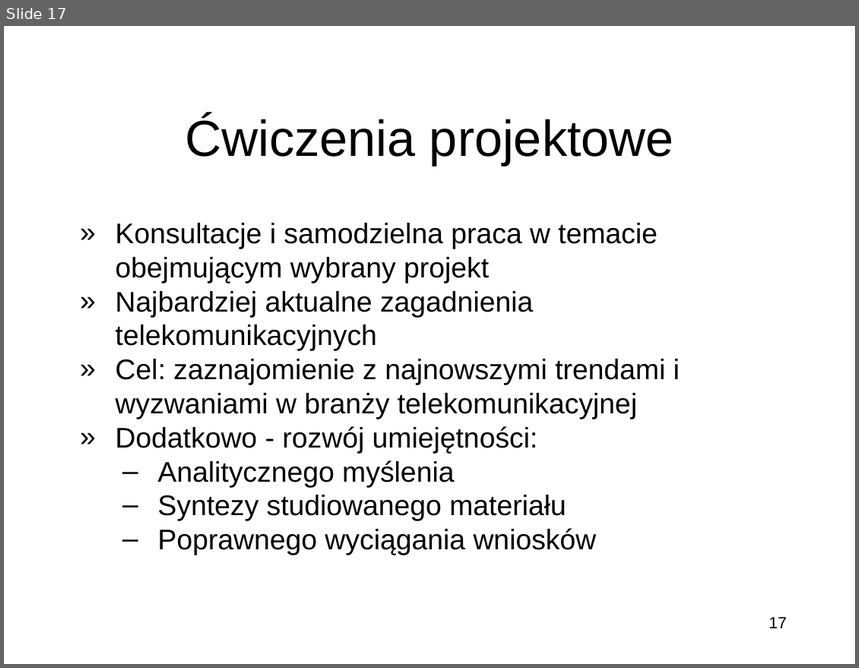
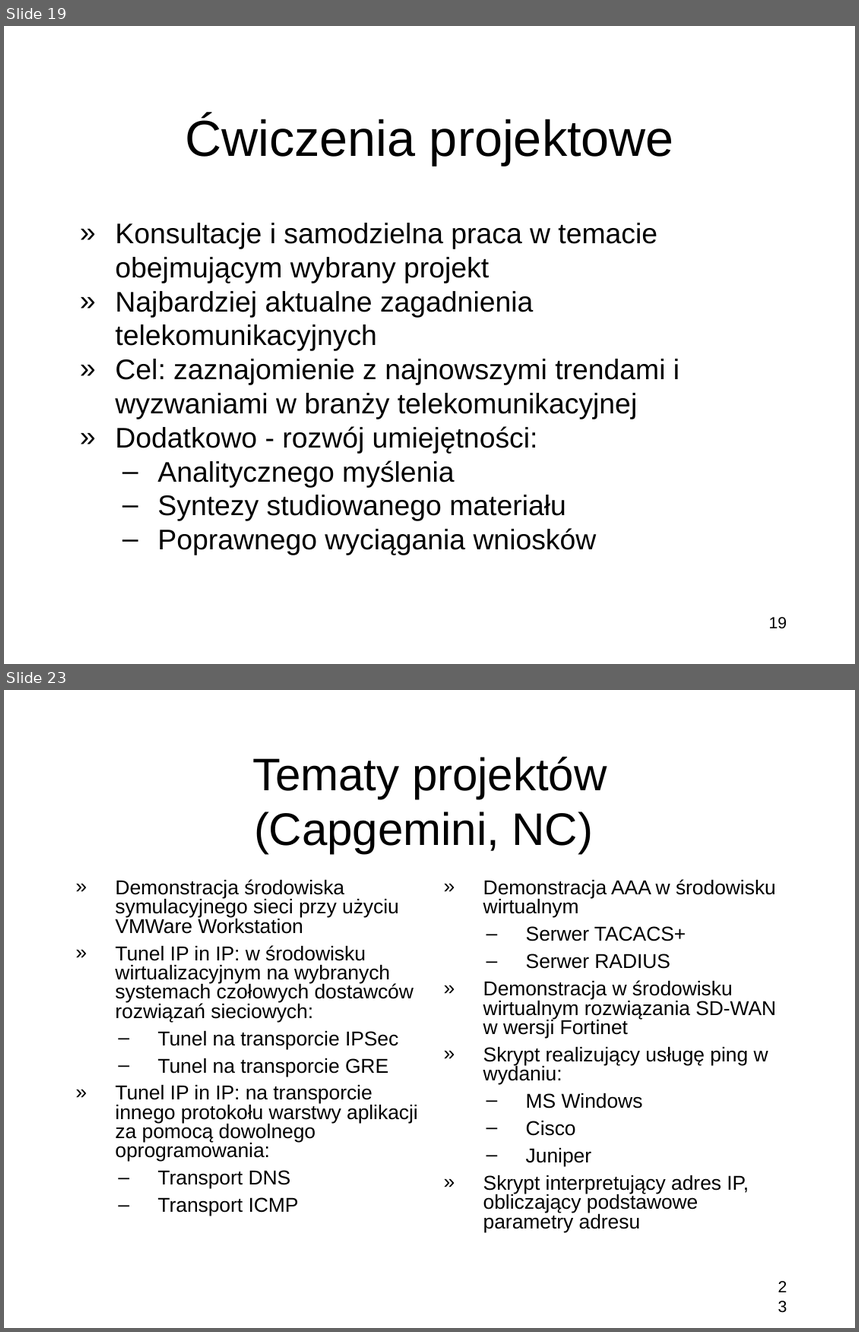
Before and after one commit to miklesz/Courses, a slide deck: Kierunki Rozwoju Telekomunikacji/Wprowadzenie do przedmiotu Kierunki Rozwoju Telekomunikacji.pptx. Shown one above the other, each under a label of ours: slide 17 before the commit, slides 19 and 23 after it; the slides between them are not shown. The pictures are 859x668 and 859x1332 pixels, drawn with LibreOffice and Linux fonts; fonts in the diff are those of the drawing; background and template pictures are left out. Boxes give left, top, right and bottom in pixels: in the first picture for what was removed or moved away, otherwise in the second. Text is boxed around its words. In the diff, an @@ line names an element or a change of style, - is before the commit and + after.

```diff
--- a/Kierunki Rozwoju Telekomunikacji/Wprowadzenie do przedmiotu Kierunki Rozwoju Telekomunikacji.pptx
+++ b/Kierunki Rozwoju Telekomunikacji/Wprowadzenie do przedmiotu Kierunki Rozwoju Telekomunikacji.pptx
@@ slide 23 added at [4,690,855,1328], background picture (left out) @@
@@ title added at [253,756,607,853], 38.5 pt, text #000000 @@
+Tematy projektów
+(Capgemini, NC)
@@ text added at [115,879,418,1217], 17 pt, text #000000 @@
+» Demonstracja środowiska symulacyjnego sieci przy użyciu VMWare Workstation
+» Tunel IP in IP: w środowisku wirtualizacyjnym na wybranych systemach czołowych dostawców rozwiązań sieciowych:
+  – Tunel na transporcie IPSec
+  – Tunel na transporcie GRE
+» Tunel IP in IP: na transporcie innego protokołu warstwy aplikacji za pomocą dowolnego oprogramowania:
+  – Transport DNS
+  – Transport ICMP
@@ text added at [484,879,776,1233], 17 pt, text #000000 @@
+» Demonstracja AAA w środowisku wirtualnym
+  – Serwer TACACS+
+  – Serwer RADIUS
+» Demonstracja w środowisku wirtualnym rozwiązania SD-WAN w wersji Fortinet
+» Skrypt realizujący usługę ping w wydaniu:
+  – MS Windows
+  – Cisco
+  – Juniper
+» Skrypt interpretujący adres IP, obliczający podstawowe parametry adresu
@@ page number added at [764,1272,791,1300], 13.7 pt, text #000000 @@
+23
@@ what was slide 17 is now slide 19 @@
@@ page number at [769,617,788,629]: text changed @@
-17
+19
```
Also in this commit, not shown: 10 slides changed, 5 other slides added, 3 slides removed, 1 other file.
